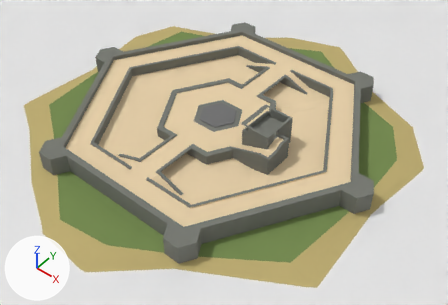
Renders of the Blender file Assets/Models/SASLevel5.blend from each side of a commit.
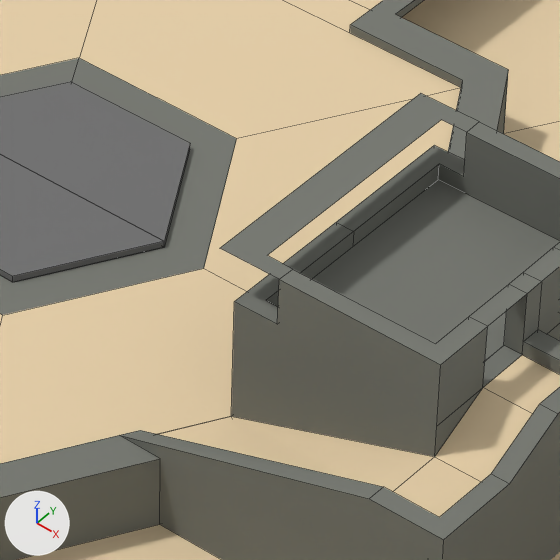
Old and new are each drawn whole from a 50 mm camera at (10.44, -12.08, 13.27) aimed at (0.34, -0.11, -0.86) and again close up on the part from 48% to 63% of the width and 30% to 53% of the height. Arrows for +X, +Y and +Z are at lower left; the lights stay in place. The close-ups show mesh edges as thin lines.

The older version as bpy lines, for what is in view:
```python
me_circle = bpy.data.meshes.new('Circle')
me_circle.from_pydata(...)  # 345 vertices, 226 faces, 6 loose edges; spans x -4.99..4.99, y -5.76..5.76, z -2.0..1.3
# faces by material slot: [195, 31]
me_circle.materials.append(mat_fortresswall)  # grey #7a7c75
me_circle.materials.append(mat_fortressdust)  # beige #e7d1ab
me_circle_003 = bpy.data.meshes.new('Circle.003')
me_circle_003.from_pydata(...)  # 10 vertices, 7 faces; spans x -0.56..0.0, y -0.646..0.646, z 0.5..0.531
me_circle_003.materials.append(mat_fortressdoor)  # grey #757575
me_circle_004 = bpy.data.meshes.new('Circle.004')
me_circle_004.from_pydata(...)  # 10 vertices, 7 faces; spans x -0.56..0.0, y -0.646..0.646, z 0.5..0.531
me_circle_004.materials.append(mat_fortressdoor)  # grey #757575
ob_fortress = bpy.data.objects.new('Fortress', me_circle)
ob_fortress.location = (0.0, 0.0, 0.0)
ob_fortress.rotation_euler = (0.0, 0.0, 4.712)  # degrees (0, 0, 270)
ob_missledoor = bpy.data.objects.new('MissleDoor', me_circle_004)
ob_missledoor.location = (0.0, 0.0, 0.0)
ob_missledoor.rotation_euler = (0.0, 0.0, 4.712)  # degrees (0, 0, 270)
ob_missledoor_001 = bpy.data.objects.new('MissleDoor.001', me_circle_003)
ob_missledoor_001.location = (0.0, 0.0, 0.0)
ob_missledoor_001.rotation_euler = (0.0, 0.0, 7.854)  # degrees (0, 0, 90)
```
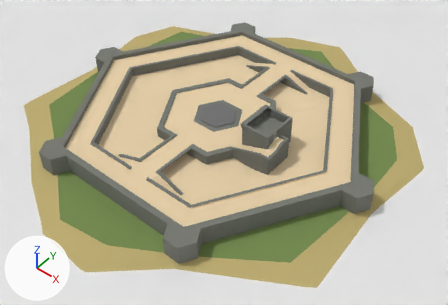
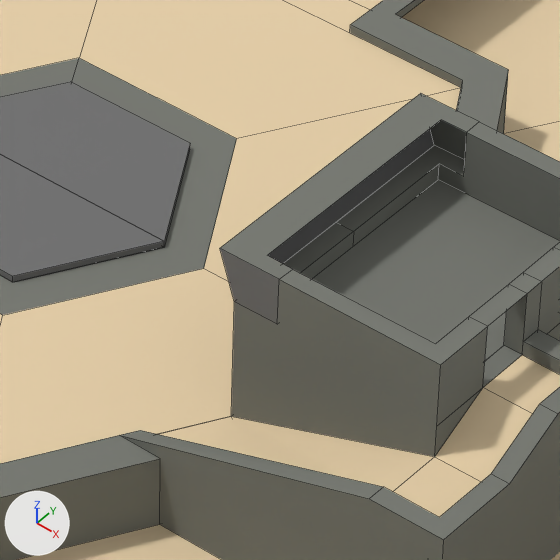
Commit message: Add control room glass

Boxes (x1, y1, x2, y2) around the edits, measured in the close-ups (560 x 560 px):
```json
{"object": "ControllRoomGlass", "change": "added", "after": [220, 120, 467, 324], "faces in mat_fortressdoor (grey #757575)": [220, 129, 434, 324], "faces in mat_fortresswall (grey #7a7c75)": [430, 120, 467, 160]}
```

The change, as JSON lines over the scene's bpy script:
```json
{"op": "add", "block": "me_circle_005", "code": ["me_circle_005 = bpy.data.meshes.new('Circle.005')", "me_circle_005.from_pydata([(1.709, -0.627, 1.081), (1.501, -0.627, 1.079), (1.709, -0.625, 1.302), (1.424, -0.625, 1.3), (1.709, 0.627, 1.081), (1.501, 0.627, 1.079), (1.709, 0.625, 1.302), (1.424, 0.625, 1.3), (1.501, -0.627, 1.079), (1.424, -0.625, 1.3), (1.501, 0.627, 1.079), (1.424, 0.625, 1.3)], [], [(7, 5, 4, 6), (7, 5, 1, 3), (2, 3, 1, 0), (11, 9, 8, 10)])", "for i in [0]: me_circle_005.polygons[i].material_index = 1", "me_circle_005.materials.append(mat_fortressdoor)  # grey #757575", "me_circle_005.materials.append(mat_fortresswall)  # grey #7a7c75"]}
{"op": "add", "block": "ob_controllroomglass", "code": ["ob_controllroomglass = bpy.data.objects.new('ControllRoomGlass', me_circle_005)", "ob_controllroomglass.location = (0.0, 0.0, 0.0)"]}
```
